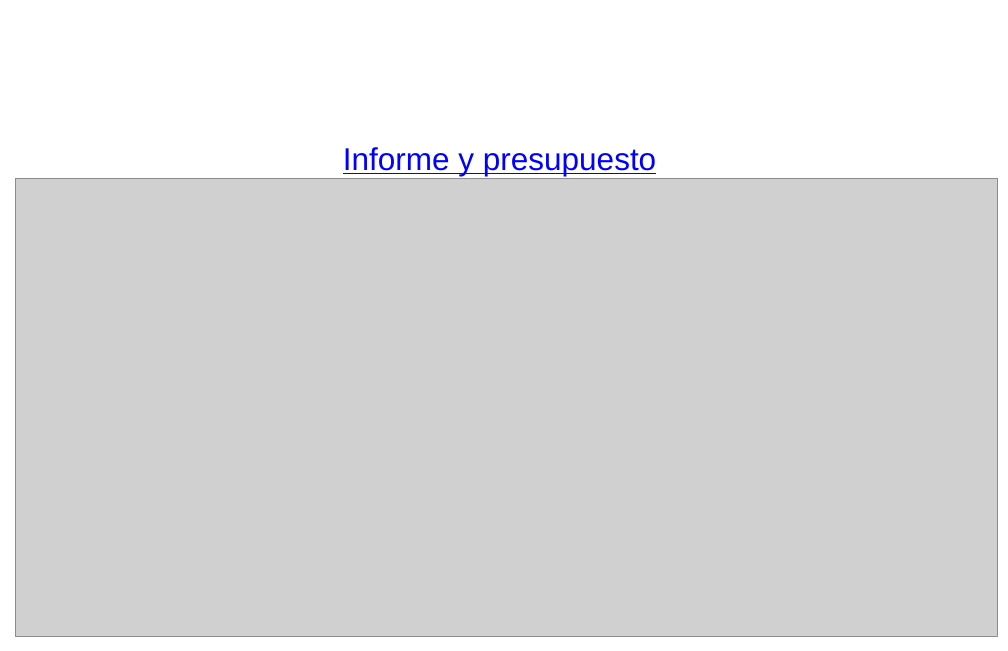
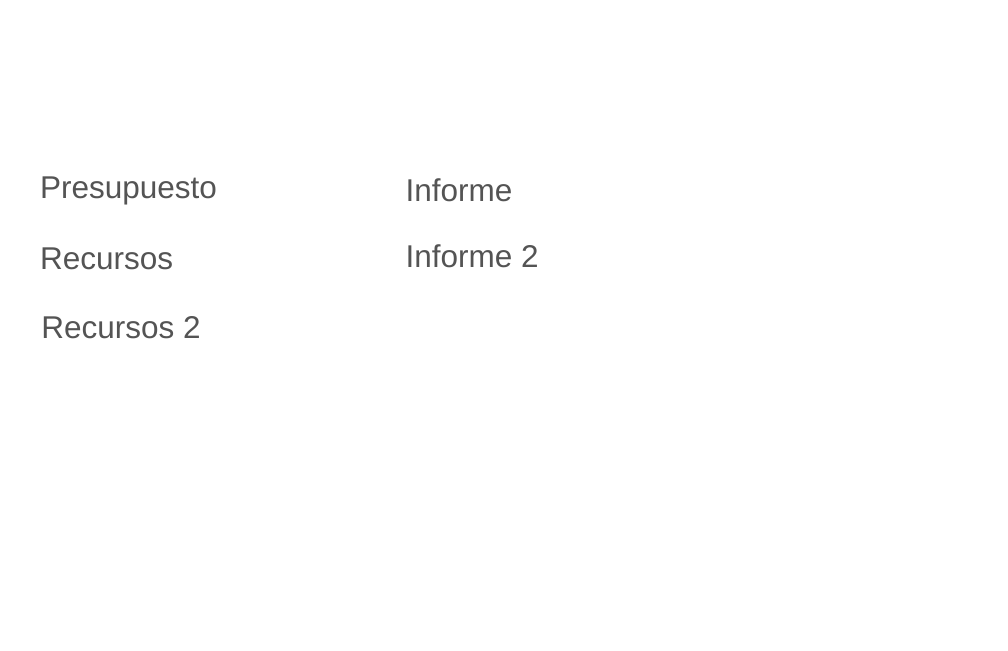
Before and after one commit to juanpa2723/INVENTARIO, a slide deck: slide 28 of Proyecto Inventario PDF/Proyecto Inventario.pptx (slide 40 before the commit). Drawn at 1008x651 pixels with LibreOffice and Linux fonts; fonts in the diff are those of the drawing; grey boxes stand for pictures; background and template pictures are left out. Boxes give left, top, right and bottom in pixels: in the first picture for what was removed or moved away, otherwise in the second. Text is boxed around its words. In the diff, an @@ line names an element or a change of style, - is before the commit and + after.

```diff
--- a/Proyecto Inventario PDF/Proyecto Inventario.pptx
+++ b/Proyecto Inventario PDF/Proyecto Inventario.pptx
@@ picture removed at (x1=15, y1=179, x2=998, y2=636) @@
@@ text at (x1=40, y1=176, x2=217, y2=204): text changed; text colour #0000FF to #545454 @@
-Informe y presupuesto
+Presupuesto
@@ text added at (x1=406, y1=178, x2=513, y2=202), 60 pt, text #545454 @@
+Informe
@@ text added at (x1=40, y1=247, x2=173, y2=270), 60 pt, text #545454 @@
+Recursos
@@ text added at (x1=406, y1=244, x2=539, y2=268), 60 pt, text #545454 @@
+Informe 2
@@ text added at (x1=41, y1=316, x2=201, y2=339), 60 pt, text #545454 @@
+Recursos 2
```
Also in this commit, not shown: 18 other slides changed, 2 slides added, 15 slides removed.
